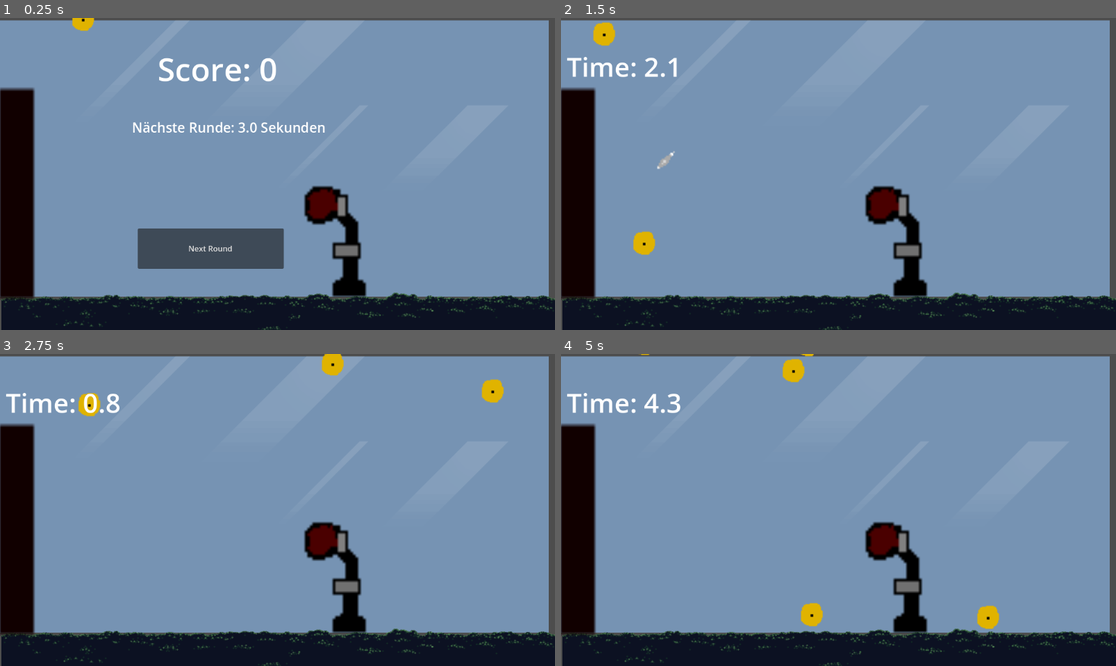
Above: before the commit, frames 1-4 (two rows, left to right).
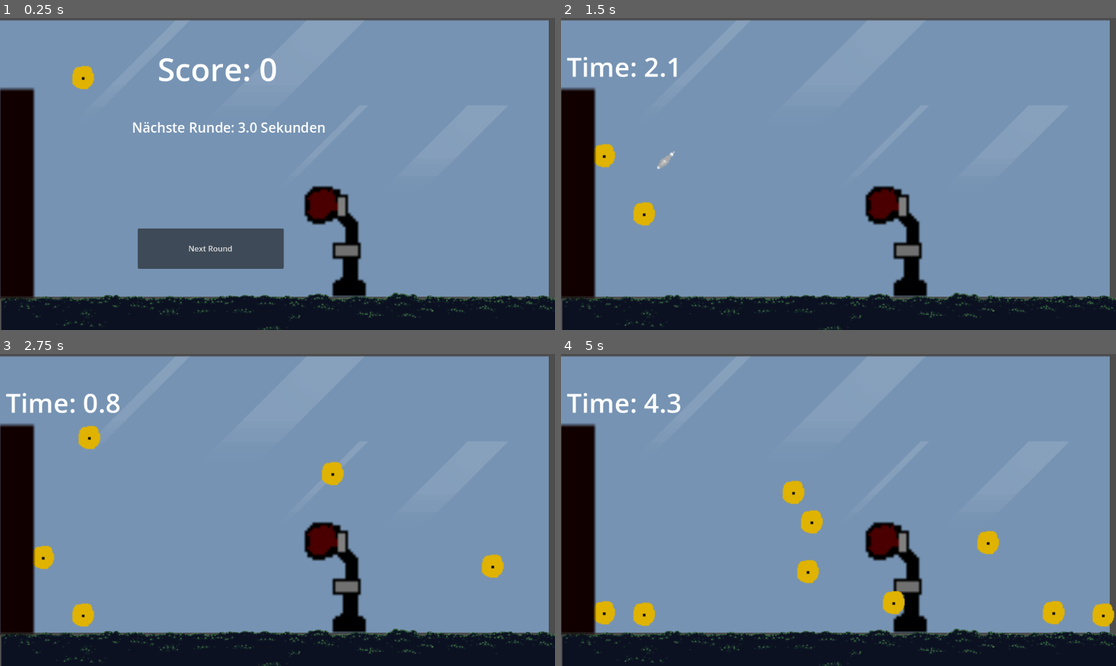
Above: after the commit, the same moments.

Repository: HaMeiAltVergessen/FingerFist
Game: Godot game, scene res://scenes/Game.tscn
The game is run twice, just before and just after one commit, with the same random seed, the same clock (stepped at 60 frames per second) and the same inputs.
Inputs (mouse positions are in pixels of both pictures, inside the frame that each line leads up to):
- Up to frame 1 (0.25 s): no input
- Up to frame 2 (1.5 s): click "Next Round" at 0.5 s; move the mouse to (649, 177) at 1.27 s; click (649, 177) at 1.42 s
- Up to frame 3 (2.75 s): move the mouse to (44, 472) at 2.02 s; click (44, 472) at 2.17 s
- Up to frame 4 (5 s): move the mouse to (655, 410) at 2.77 s; click (655, 410) at 2.92 s; move the mouse to (1054, 588) at 3.52 s; click (1054, 588) at 3.67 s; click "Next Round" at 4.25 s

The runs differ from the first frame. In frame 1, 0.4% of the frame differs, in the area x 13-18%, y 0-23%; in frame 2, 1.0%; in frame 3, 2.0%; in frame 4, 3.1%, in the area x 5-100%, y 0-89%.

Commit message:
Coin Bounce
Coins Bouncen nun von einer Collison in der Coin Scene ab.

Diff:
--- a/scenes/Coins.tscn
+++ b/scenes/Coins.tscn
@@ -6,13 +6,20 @@
 [sub_resource type="CircleShape2D" id="CircleShape2D_ewuj7"]
 radius = 30.8869
 
+[sub_resource type="RectangleShape2D" id="RectangleShape2D_ewuj7"]
+size = Vector2(1162, 47)
+
 [node name="Coin" type="Area2D"]
 z_index = 10
 script = ExtResource("1_ewuj7")
+
+[node name="CollisionShape2D" type="CollisionShape2D" parent="."]
+shape = SubResource("CircleShape2D_ewuj7")
 
 [node name="Sprite2D" type="Sprite2D" parent="."]
 scale = Vector2(1.79688, 1.76563)
 texture = ExtResource("2_c68d2")
 
-[node name="CollisionShape2D" type="CollisionShape2D" parent="."]
-shape = SubResource("CircleShape2D_ewuj7")
+[node name="GroundBounce" type="CollisionShape2D" parent="."]
+position = Vector2(582, 56)
+shape = SubResource("RectangleShape2D_ewuj7")
--- a/scripts/Coins.gd
+++ b/scripts/Coins.gd
@@ -1,45 +1,44 @@
 extends Area2D
 
 @onready var sprite: Sprite2D = $Sprite2D
-@onready var collision_shape: CollisionShape2D = $CollisionShape2D
 
-var acceleration: float = 600.0
-var velocity: float = 0.0
-var bounce_damping: float = 0.6         # wie stark der Bounce abgeschwächt wird (0.6 = verliert 40% Energie)
-var min_bounce_velocity: float = 30.0   # unterhalb dieser Geschwindigkeit stoppt der Bounce
-var ground_y: float = 0.0               # wird beim ersten Kontakt mit Boden gesetzt
-var on_ground: bool = false
+# Physikparameter
+var gravity_force: float = 900.0
+var vel_y: float = 0.0
+var bounce_damping: float = 0.5  # Wie stark der Bounce abnimmt
+var min_bounce_speed: float = 50.0  # Ab dieser Geschwindigkeit kein Bounce mehr
 
 func _ready() -> void:
 	connect("input_event", Callable(self, "_on_input_event"))
 	connect("area_entered", Callable(self, "_on_area_entered"))
+	process_mode = Node.PROCESS_MODE_PAUSABLE
 
 func _process(delta: float) -> void:
-	if on_ground:
+	if get_tree().paused:
 		return
 
-	# Gravitation
-	velocity += acceleration * delta
-	position.y += velocity * delta
+	# Schwerkraft
+	vel_y += gravity_force * delta
+	position.y += vel_y * delta
 
-	# Falls Münze unter Boden liegt, korrigiere und bounce
-	if ground_y != 0.0 and position.y > ground_y:
-		position.y = ground_y
-		velocity = -velocity * bounce_damping
-
-		# Wenn Bounce zu schwach, Münze "liegt" still
-		if abs(velocity) < min_bounce_velocity:
-			velocity = 0
-			on_ground = true
+func _on_area_entered(area: Area2D) -> void:
+	if area.name == "GroundBounce":
+				# Falls es noch einen richtigen Boden gibt
+		queue_free()
+		# Münze berührt Boden → Bouncen
+	elif area.name == "Ground":
+		if abs(vel_y) > min_bounce_speed:
+			vel_y = -vel_y * bounce_damping  # umkehren und dämpfen
+			position.y -= 4  # leicht anheben, um „Steckenbleiben“ zu verhindern
 
 func _on_input_event(viewport, event, shape_idx) -> void:
 	if event is InputEventMouseButton and event.pressed:
-		var gained = randi_range(10, 50)
+		var gained := randi_range(10, 50)
 		Global.coins += gained
 		Global.save_progress()
+
+		var tw := create_tween()
+		tw.tween_property(self, "scale", scale * 1.3, 0.1)
+		tw.tween_property(self, "scale", Vector2.ZERO, 0.2)
+		await tw.finished
 		queue_free()
-
-func _on_area_entered(area: Area2D) -> void:
-	if area.name == "Ground":
-		# Bodenposition merken
-		ground_y = area.global_position.y - 8  # ggf. Offset anpassen (abhängig von deiner Spritehöhe)
--- a/scripts/coinspawner.gd
+++ b/scripts/coinspawner.gd
@@ -15,7 +15,7 @@
 func spawn_next_coin():
 	if coins_spawned >= coins_to_spawn:
 		return
-	# Coin instanziieren
+
 	var coin = coin_scene.instantiate()
 
 	# Zufällige X-Position am oberen Rand
@@ -23,8 +23,11 @@
 	coin.global_position.x = randi_range(16, viewport_width - 16)
 	coin.global_position.y = 0
 
-	# Zufällige Beschleunigung/Speed der einzelnen Coin
-	coin.acceleration = randf_range(min_acceleration, max_acceleration)
+	# Zufällige Anfangs-Geschwindigkeit oder Gravitation
+	# Variante A (Startgeschwindigkeit):
+	coin.vel_y = randf_range(min_acceleration, max_acceleration)
+	# Variante B (Schwerkraft):
+	# coin.gravity_force = randf_range(min_acceleration, max_acceleration)
 
 	add_child(coin)
 
Not shown: 1 places in scenes/Coins.tscn that only renumber resources
Not shown: 1 places in scenes/Game.tscn that only renumber resources
